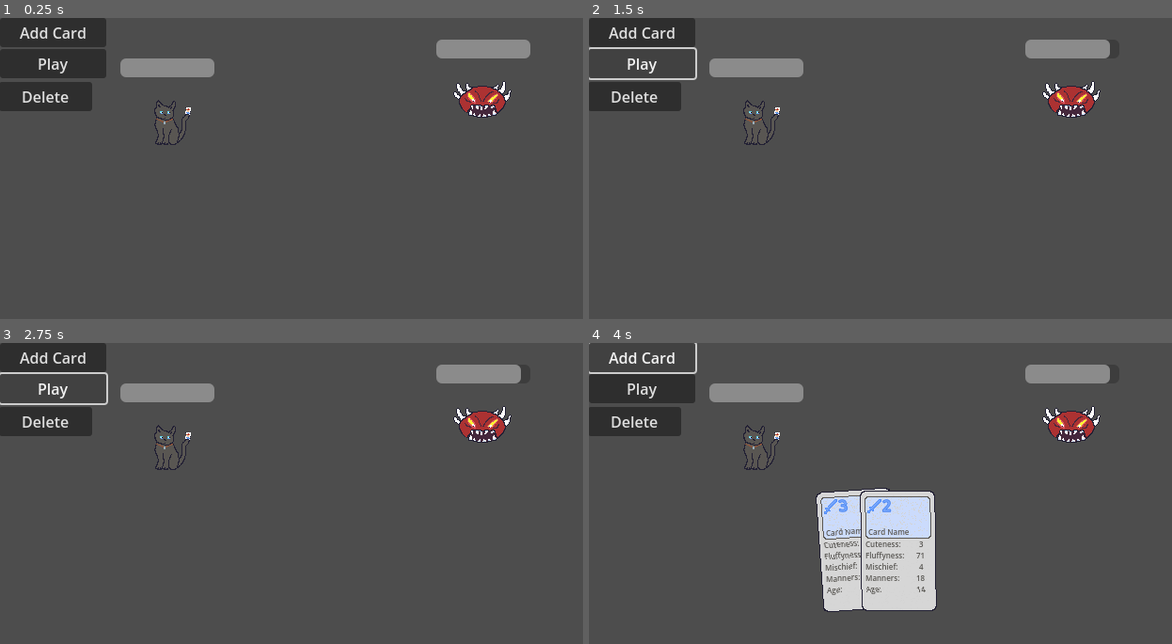
Above: before the commit, frames 1-4 (two rows, left to right).
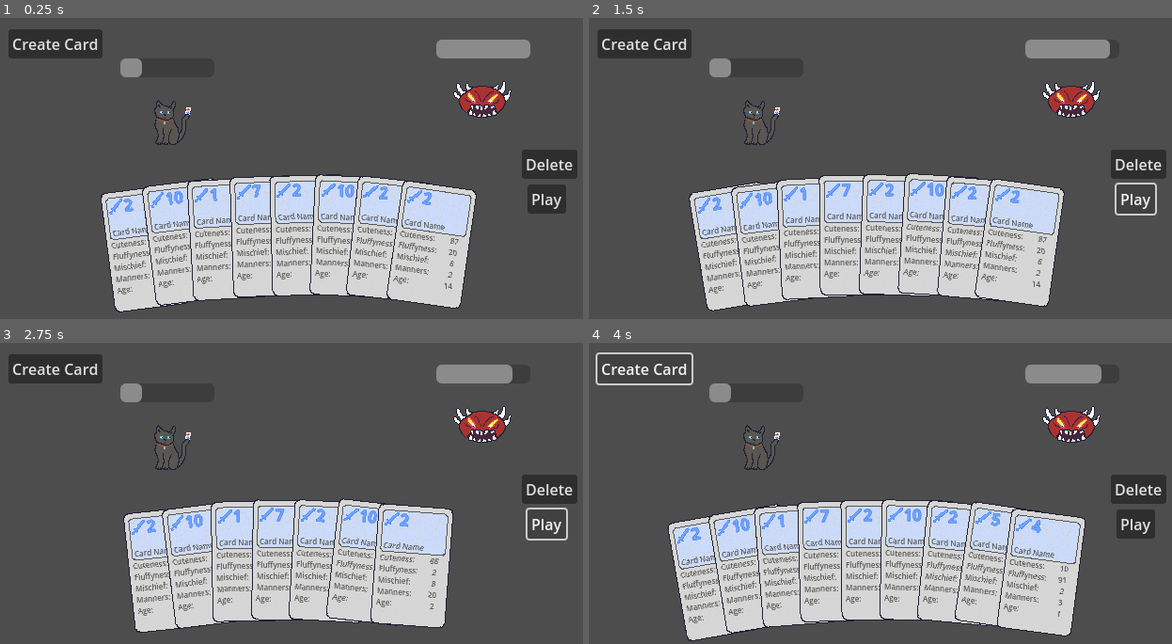
Above: after the commit, the same moments.

Repository: zcbntr/bucinum
Game: Godot game, scene res://scenes/main.tscn
Two runs of this game, one before a commit and one after it. Both use one fixed random seed, a clock stepped at 60 frames per second and the inputs below.
Inputs:
- Up to frame 1 (0.25 s): no input
- Up to frame 2 (1.5 s): click "Add Card" (after the commit: "Create Card") at 0.5 s; click "Play" at 1.25 s
- Up to frame 3 (2.75 s): click "Play" at 2 s
- Up to frame 4 (4 s): click "Add Card" (after the commit: "Create Card") at 2.75 s; click "Add Card" (after the commit: "Create Card") at 3.5 s

The runs differ from the first frame. In frame 1, 30% of the frame differs, in the area x 0-100%, y 0-98%; in frame 2, 29%; in frame 3, 26%; in frame 4, 30%.

Commit message:
Add enemy cards

Diff:
--- a/scenes/deck_and_hand.tscn
+++ /dev/null
@@ -1,34 +0,0 @@
-[gd_scene load_steps=3 format=3 uid="uid://pa0j5wu1w7du"]
-
-[ext_resource type="Script" path="res://scripts/deck_and_hand.gd" id="1_fdv7r"]
-[ext_resource type="PackedScene" uid="uid://dy07wyrkm50l" path="res://scenes/hand.tscn" id="2_dkyec"]
-
-[node name="DeckAndHand" type="Node2D"]
-script = ExtResource("1_fdv7r")
-
-[node name="CreateCardButton" type="Button" parent="."]
-offset_right = 113.0
-offset_bottom = 31.0
-text = "Add Card
-"
-
-[node name="PlayButton" type="Button" parent="."]
-offset_top = 33.0
-offset_right = 113.0
-offset_bottom = 64.0
-text = "Play"
-
-[node name="DeleteCardButton" type="Button" parent="."]
-offset_left = -1.0
-offset_top = 68.0
-offset_right = 98.0
-offset_bottom = 99.0
-text = "Delete
-"
-
-[node name="Hand" parent="." instance=ExtResource("2_dkyec")]
-position = Vector2(320, 1220)
-
-[connection signal="pressed" from="CreateCardButton" to="." method="_on_create_card_button_pressed"]
-[connection signal="pressed" from="PlayButton" to="." method="_on_play_button_pressed"]
-[connection signal="pressed" from="DeleteCardButton" to="." method="_on_delete_card_button_pressed"]
--- /dev/null
+++ b/scenes/enemy_character.tscn
@@ -0,0 +1,22 @@
+[gd_scene load_steps=4 format=3 uid="uid://dwc8y6tmbtg4b"]
+
+[ext_resource type="Script" path="res://scripts/enemy_character.gd" id="1_yrak4"]
+[ext_resource type="PackedScene" uid="uid://dy07wyrkm50l" path="res://scenes/hand.tscn" id="2_fburf"]
+[ext_resource type="Texture2D" uid="uid://fx7ntwbaigke" path="res://sprites/enemy-placeholder.png" id="2_t40xi"]
+
+[node name="EnemyCharacter" type="Node2D"]
+script = ExtResource("1_yrak4")
+
+[node name="Hand" parent="." instance=ExtResource("2_fburf")]
+
+[node name="EnemySprite" type="Sprite2D" parent="."]
+position = Vector2(513, 92)
+texture = ExtResource("2_t40xi")
+
+[node name="HealthBar" type="ProgressBar" parent="."]
+offset_left = 464.0
+offset_top = 23.0
+offset_right = 564.0
+offset_bottom = 43.0
+value = 100.0
+show_percentage = false
--- a/scenes/main.tscn
+++ b/scenes/main.tscn
@@ -1,10 +1,8 @@
-[gd_scene load_steps=9 format=3 uid="uid://dcupv7h1p5be4"]
+[gd_scene load_steps=7 format=3 uid="uid://dcupv7h1p5be4"]
 
-[ext_resource type="PackedScene" uid="uid://pa0j5wu1w7du" path="res://scenes/deck_and_hand.tscn" id="1_6gf0c"]
 [ext_resource type="Script" path="res://scripts/main.gd" id="1_s1fn5"]
-[ext_resource type="Texture2D" uid="uid://l6onrvfxupol" path="res://sprites/player-placeholder.png" id="2_erpi8"]
-[ext_resource type="Script" path="res://scripts/character.gd" id="2_hnhx5"]
-[ext_resource type="Texture2D" uid="uid://fx7ntwbaigke" path="res://sprites/enemy-placeholder.png" id="3_m1clj"]
+[ext_resource type="PackedScene" uid="uid://dlogf7dqymgon" path="res://scenes/player_character.tscn" id="2_dxoge"]
+[ext_resource type="PackedScene" uid="uid://dwc8y6tmbtg4b" path="res://scenes/enemy_character.tscn" id="3_tay2c"]
 [ext_resource type="Script" path="res://scripts/game_controller.gd" id="6_8xm4k"]
 
 [sub_resource type="LabelSettings" id="LabelSettings_qrjun"]
@@ -59,45 +57,39 @@
 label_settings = SubResource("LabelSettings_fyt5l")
 horizontal_alignment = 1
 
-[node name="DeckAndHand" parent="." instance=ExtResource("1_6gf0c")]
-
 [node name="GameScreen" type="Node2D" parent="."]
 
-[node name="PlayerCharacter" type="Node2D" parent="GameScreen"]
-script = ExtResource("2_hnhx5")
-health = 10
-cards_left_to_play_in_round = 20
+[node name="PlayerCharacter" parent="GameScreen" instance=ExtResource("2_dxoge")]
 
-[node name="PlayerSprite" type="Sprite2D" parent="GameScreen/PlayerCharacter"]
-position = Vector2(179, 112)
-texture = ExtResource("2_erpi8")
-
-[node name="HealthBar" type="ProgressBar" parent="GameScreen/PlayerCharacter"]
-offset_left = 128.0
-offset_top = 43.0
-offset_right = 228.0
-offset_bottom = 63.0
-value = 100.0
-show_percentage = false
-
-[node name="EnemyCharacter" type="Node2D" parent="GameScreen"]
-script = ExtResource("2_hnhx5")
-health = 10
-cards_left_to_play_in_round = 20
-
-[node name="EnemySprite" type="Sprite2D" parent="GameScreen/EnemyCharacter"]
-position = Vector2(513, 92)
-texture = ExtResource("3_m1clj")
-
-[node name="HealthBar" type="ProgressBar" parent="GameScreen/EnemyCharacter"]
-offset_left = 464.0
-offset_top = 23.0
-offset_right = 564.0
-offset_bottom = 43.0
-value = 100.0
-show_percentage = false
+[node name="EnemyCharacter" parent="GameScreen" instance=ExtResource("3_tay2c")]
 
 [node name="GameController" type="Node2D" parent="."]
 script = ExtResource("6_8xm4k")
 
-[connection signal="card_played" from="DeckAndHand" to="." method="_on_deck_and_hand_card_played"]
+[node name="PlayUI" type="Node2D" parent="."]
+
+[node name="PlayButton" type="Button" parent="PlayUI"]
+offset_left = 561.0
+offset_top = 177.0
+offset_right = 602.0
+offset_bottom = 208.0
+text = "Play"
+
+[node name="DeleteButton" type="Button" parent="PlayUI"]
+offset_left = 555.0
+offset_top = 140.0
+offset_right = 614.0
+offset_bottom = 171.0
+text = "Delete"
+
+[node name="CreateCardButton" type="Button" parent="PlayUI"]
+offset_left = 9.0
+offset_top = 12.0
+offset_right = 109.0
+offset_bottom = 43.0
+text = "Create Card
+"
+
+[connection signal="pressed" from="PlayUI/PlayButton" to="." method="_on_play_button_pressed"]
+[connection signal="pressed" from="PlayUI/DeleteButton" to="." method="_on_delete_card_button_pressed"]
+[connection signal="pressed" from="PlayUI/CreateCardButton" to="." method="_on_create_card_button_pressed"]
--- /dev/null
+++ b/scenes/player_character.tscn
@@ -0,0 +1,23 @@
+[gd_scene load_steps=4 format=3 uid="uid://dlogf7dqymgon"]
+
+[ext_resource type="Script" path="res://scripts/player_character.gd" id="1_c536f"]
+[ext_resource type="PackedScene" uid="uid://dy07wyrkm50l" path="res://scenes/hand.tscn" id="2_iomj6"]
+[ext_resource type="Texture2D" uid="uid://l6onrvfxupol" path="res://sprites/player-placeholder.png" id="3_ia8ty"]
+
+[node name="PlayerCharacter" type="Node2D"]
+script = ExtResource("1_c536f")
+
+[node name="Hand" parent="." instance=ExtResource("2_iomj6")]
+position = Vector2(320, 1230)
+
+[node name="PlayerSprite" type="Sprite2D" parent="."]
+position = Vector2(179, 112)
+texture = ExtResource("3_ia8ty")
+
+[node name="HealthBar" type="ProgressBar" parent="."]
+offset_left = 128.0
+offset_top = 43.0
+offset_right = 228.0
+offset_bottom = 63.0
+value = 100.0
+show_percentage = false
--- a/scripts/character.gd
+++ b/scripts/character.gd
@@ -7,6 +7,20 @@
 @export var armour: int = 0
 @export var max_cards_per_round: int = 20
 @export var cards_left_to_play_in_round: int = max_cards_per_round
+
+@onready var hand: Hand = $Hand
+
+func remove_selected_cards() -> Array[Card]:
+	return hand.remove_selected_cards()
+
+func hand_is_empty() -> bool:
+	return hand.is_empty()
+
+func remove_top_card() -> Card:
+	return hand.remove_top_card()
+
+func add_card_to_hand(_card: Card) -> void:
+	hand.add_card(_card)
 
 func set_health_values(_health: int, _max_health: int) -> void:
 	max_health = _max_health
@@ -37,6 +51,7 @@
 
 # Called when the node enters the scene tree for the first time.
 func _ready() -> void:
+	hand = $Hand
 	pass # Replace with function body.
 
 
--- a/scripts/deck_and_hand.gd
+++ /dev/null
@@ -1,37 +0,0 @@
-extends Node2D
-
-signal card_played(card: Card)
-@onready var card_scene: PackedScene = preload("res://scenes/card.tscn")
-@onready var hand: Hand = $Hand
-
-# Called when the node enters the scene tree for the first time.
-func _ready() -> void:
-	pass # Replace with function body.
-
-
-# Called every frame. 'delta' is the elapsed time since the previous frame.
-func _process(delta: float) -> void:
-	pass
-
-
-func _on_create_card_button_pressed() -> void:
-	var card = card_scene.instantiate()
-	var rng = RandomNumberGenerator.new()
-	var cost = rng.randi_range(1, 10)
-	var damage = rng.randi_range(1, 10)
-	var stats: Dictionary = {
-		"Cuteness": rng.randi_range(1, 100),
-		"Fluffyness": rng.randi_range(1, 100),
-		"Mischief": rng.randi_range(1, 10),
-		"Manners": rng.randi_range(1, 20),
-		"Age": rng.randi_range(1, 22)
-	}
-	card.set_values("Card Name", "Card Description", cost, damage, stats)
-	hand.add_card(card)
-
-func _on_play_button_pressed() -> void:
-	if (!hand.is_empty()):
-		card_played.emit(hand.get_top_card())
-
-func _on_delete_card_button_pressed() -> void:
-	hand.remove_selected_cards()
--- /dev/null
+++ b/scripts/enemy_character.gd
@@ -0,0 +1,15 @@
+class_name EnemyCharacter extends Character
+
+func play_turn() -> Card:
+	return hand.remove_top_card()
+
+# Called when the node enters the scene tree for the first time.
+func _ready() -> void:
+	hand.angle_limit = 5
+	hand.hand_radius = 1050
+	pass # Replace with function body.
+
+
+# Called every frame. 'delta' is the elapsed time since the previous frame.
+func _process(delta: float) -> void:
+	pass
--- a/scripts/hand.gd
+++ b/scripts/hand.gd
@@ -16,6 +16,17 @@
 var hand: Array = []
 var cards_touched: Array = []
 var cards_selected: Array = []
+
+func is_empty() -> bool:
+	return hand.is_empty()
+
+func remove_top_card() -> Card:
+	if (is_empty()):
+		return null
+
+	var card = hand[hand.size() - 1]
+	remove_card(hand.size() - 1)
+	return card
 
 # Physically add card to hand, positionally sort cards
 func add_card(_card: Card):
@@ -44,8 +55,8 @@
 	removing_card.queue_free()
 	return removing_card
 
-func remove_selected_cards() -> Array:
-	var removing_cards: Array = []
+func remove_selected_cards() -> Array[Card]:
+	var removing_cards: Array[Card] = []
 
 	while !cards_selected.is_empty():
 		var card_index = hand.find(cards_selected[0])
@@ -87,17 +98,6 @@
 
 func _handle_card_untouched(_card: Card) -> void:
 	cards_touched.remove_at(cards_touched.find(_card))
-
-func is_empty() -> bool:
-	return hand.is_empty()
-
-func get_top_card() -> Card:
-	if (is_empty()):
-		return null
-
-	var card = hand[hand.size() - 1]
-	remove_card(hand.size() - 1)
-	return card
 
 # Called when the node enters the scene tree for the first time.
 func _ready() -> void:
--- a/scripts/main.gd
+++ b/scripts/main.gd
@@ -1,39 +1,40 @@
 extends Node2D
+
+@onready var card_scene: PackedScene = preload("res://scenes/card.tscn")
 
 @export var player_character: Character
 @export var enemy_character: Character
 
 @onready var game_controller: GameController = $GameController
 
-var enemy_character_state: int = 0
-
 # Called when the node enters the scene tree for the first time.
 func _ready() -> void:
 	player_character = $GameScreen/PlayerCharacter
 	enemy_character = $GameScreen/EnemyCharacter
-
+	var player_cards: Array[Card]
+	var enemy_cards: Array[Card]
+	for n in 8:
+		player_character.add_card_to_hand(generate_random_card())
+		enemy_character.add_card_to_hand(generate_random_card())
 
 # Called every frame. 'delta' is the elapsed time since the previous frame.
 func _process(delta: float) -> void:
 	if game_controller.current_state == GameController.GameState.ENEMY_TURN:
 #		AI Logic
-		if enemy_character_state == 0:
-			enemy_character.add_armour(1)
-			pass
-		elif enemy_character_state == 1:
-			enemy_character.add_armour(2)
-			pass
-		elif enemy_character_state == 2:
-			enemy_character.add_armour(3)
-			pass
+		play_enemy_hand()
 
-		enemy_character_state = posmod(enemy_character_state + 1, 3)
 		game_controller.transition(GameController.GameState.PLAYER_TURN)
 
-	elif game_controller.current_state == GameController.GameState.VICTORY:
-		$CanvasLayer/VictoryOverlay.visible = true
-	elif game_controller.current_state == GameController.GameState.GAMEOVER:
-		$CanvasLayer/GameOverOverlay.visible = true
+	check_game_valid()
+
+
+func play_enemy_hand() -> void:
+	if (!enemy_character.hand_is_empty()):
+		var card = enemy_character.remove_top_card()
+		card.play({
+			"caster": $GameScreen/EnemyCharacter,
+			"targets": [$GameScreen/PlayerCharacter]
+		})
 
 
 func _on_deck_and_hand_card_played(card: Card) -> void:
@@ -46,10 +47,41 @@
 			"targets": [$GameScreen/EnemyCharacter]
 		})
 
+func check_game_valid() -> void:
 	if (enemy_character.health <= 0):
 		game_controller.transition(GameController.GameState.ROUND_WON)
 	elif (player_character.health <= 0):
 		game_controller.transition(GameController.GameState.GAMEOVER)
+	elif game_controller.current_state == GameController.GameState.VICTORY:
+		$CanvasLayer/VictoryOverlay.visible = true
+	elif game_controller.current_state == GameController.GameState.GAMEOVER:
+		$CanvasLayer/GameOverOverlay.visible = true
 
 	game_controller.transition(GameController.GameState.ENEMY_TURN)
-#	Run enemy turn method
+
+
+func _on_create_card_button_pressed() -> void:
+	var card = generate_random_card()
+	player_character.add_card_to_hand(card)
+
+func _on_play_button_pressed() -> void:
+	if (!player_character.hand_is_empty()):
+		_on_deck_and_hand_card_played(player_character.remove_top_card())
+
+func _on_delete_card_button_pressed() -> void:
+	player_character.remove_selected_cards()
+
+func generate_random_card() -> Card:
+	var card = card_scene.instantiate()
+	var rng = RandomNumberGenerator.new()
+	var cost = rng.randi_range(1, 10)
+	var damage = rng.randi_range(1, 10)
+	var stats: Dictionary = {
+		"Cuteness": rng.randi_range(1, 100),
+		"Fluffyness": rng.randi_range(1, 100),
+		"Mischief": rng.randi_range(1, 10),
+		"Manners": rng.randi_range(1, 20),
+		"Age": rng.randi_range(1, 22)
+	}
+	card.set_values("Card Name", "Card Description", cost, damage, stats)
+	return card
--- /dev/null
+++ b/scripts/player_character.gd
@@ -0,0 +1,10 @@
+class_name PlayerCharacter extends Character
+
+# Called when the node enters the scene tree for the first time.
+func _ready() -> void:
+	pass # Replace with function body.
+
+
+# Called every frame. 'delta' is the elapsed time since the previous frame.
+func _process(delta: float) -> void:
+	pass
